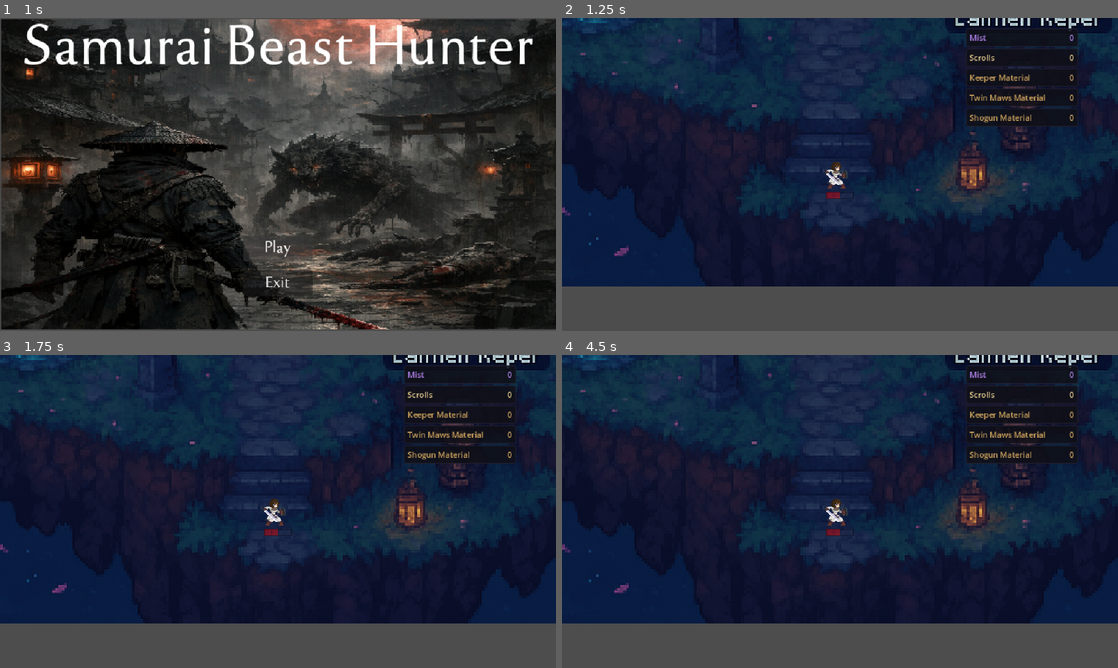
Above: before the commit, frames 1-4 (two rows, left to right).
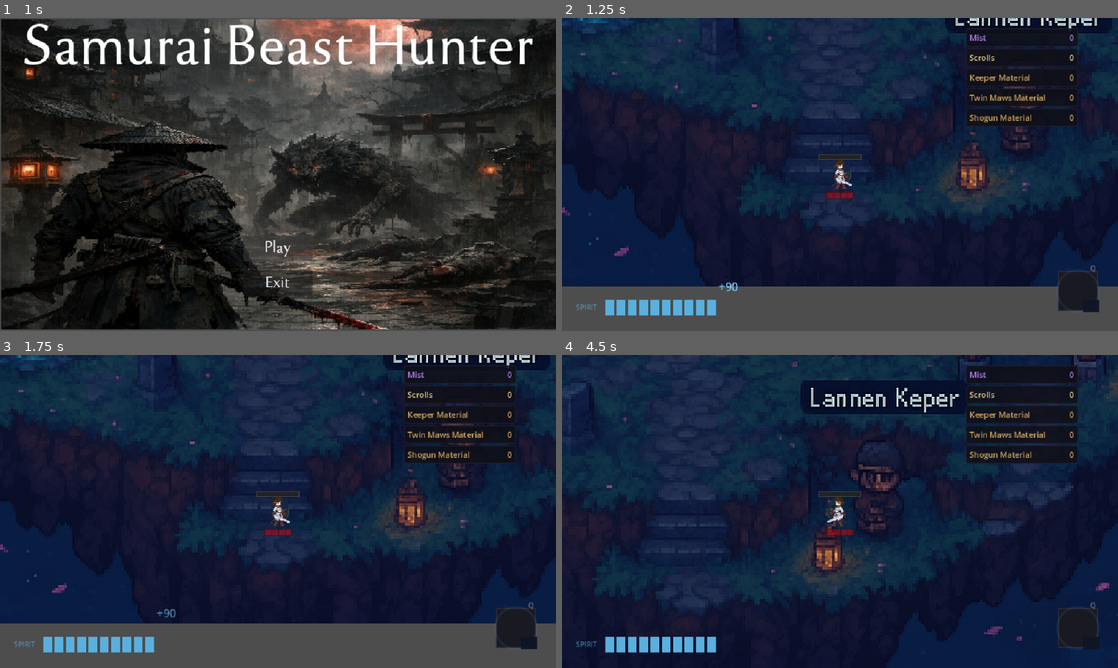
Above: after the commit, the same moments.

Repository: seancl8611/oathbound
Game: Godot game, scene res://TitleScreen/menu.tscn
Same seed, same stepped clock (60 frames per second), same inputs: the game is played once before the commit and once after it. Sound files missing from this copy of the repository are replaced by a short silence.
Inputs (mouse positions are in pixels of both pictures, inside the frame that each line leads up to):
- Up to frame 1 (1 s): click "Play" at 0.5 s
- Up to frame 2 (1.25 s): no input
- Up to frame 3 (1.75 s): move the mouse to (400, 495) at 1.27 s; press the mouse at (400, 495) at 1.28 s; hold D (right) from 1.28 s (still down)
- Up to frame 4 (4.5 s): move the mouse to (728, 527) at 2.02 s; release D (right) at 2.03 s; release the mouse at (728, 527) at 2.03 s; hold S (down) 2.03-2.78 s; click (728, 527) at 2.1 s; move the mouse to (895, 442) at 2.77 s; press the mouse at (895, 442) at 2.78 s; hold D (right) 2.78-3.53 s; tap Space (dash) at 2.85 s; move the mouse to (812, 574) at 3.52 s; release the mouse at (812, 574) at 3.53 s; hold W (up) 3.53-4.28 s; tap E (execute_finisher) at 3.6 s; click (812, 574) at 3.8 s; move the mouse to (1006, 558) at 4.27 s; hold A (left) from 4.28 s (still down); hold Right mouse button (parry) from 4.28 s (still down)

Frame 1 is identical in both runs. In frame 2, 2.2% of the frame differs, in the area x 2-97%, y 43-96%; in frame 3, 2.2%; in frame 4, 32%, in the area x 0-100%, y 0-100%.
Error before the commit: Parse Error: Cannot infer the type of "posture_before" variable because the value doesn't have a set type. (res://Player/OathboundPlayerStability.gd:103)

Commit message:
Fix strict typing in player stability layer

Diff:
--- a/game/oathbound/Player/OathboundPlayerStability.gd
+++ b/game/oathbound/Player/OathboundPlayerStability.gd
@@ -36,11 +36,11 @@
 	set_process_input(false)
 	set_process_unhandled_input(false)
 
-	var hurtbox := get_node_or_null("HurtBox") as Area2D
+	var hurtbox: Area2D = get_node_or_null("HurtBox") as Area2D
 	if hurtbox != null:
 		hurtbox.set_deferred("monitoring", false)
 		hurtbox.set_deferred("monitorable", false)
-		for child in hurtbox.get_children():
+		for child: Node in hurtbox.get_children():
 			if child is CollisionShape2D:
 				(child as CollisionShape2D).set_deferred("disabled", true)
 
@@ -55,7 +55,7 @@
 			"return_delay": DEATH_RETURN_DELAY,
 		})
 
-	var timer := get_tree().create_timer(DEATH_RETURN_DELAY, true, false, true)
+	var timer: SceneTreeTimer = get_tree().create_timer(DEATH_RETURN_DELAY, true, false, true)
 	timer.timeout.connect(_return_to_strand_after_death)
 
 
@@ -69,20 +69,20 @@
 
 
 func _handle_block(area: Area2D, dmg: int, dmg_type: String, attacker: Node, atk_pos: Vector2) -> void:
-	var resolved_attacker := _resolve_attacker(area, attacker)
-	var attack_origin := atk_pos
+	var resolved_attacker: Node = _resolve_attacker(area, attacker)
+	var attack_origin: Vector2 = atk_pos
 	if resolved_attacker is Node2D and is_instance_valid(resolved_attacker):
 		attack_origin = (resolved_attacker as Node2D).global_position
 
-	var to_attacker := attack_origin - global_position
-	var facing := _facing_dir.normalized()
+	var to_attacker: Vector2 = attack_origin - global_position
+	var facing: Vector2 = _facing_dir.normalized()
 	if facing.length_squared() <= 0.001:
 		facing = Vector2.RIGHT
-	var relative_angle := 0.0
+	var relative_angle: float = 0.0
 	if to_attacker.length_squared() > 0.001:
 		relative_angle = absf(rad_to_deg(facing.angle_to(to_attacker.normalized())))
 
-	var inside_arc := to_attacker.length_squared() <= 0.001 or relative_angle <= CURRENT_BLOCK_ARC_DEGREES * 0.5
+	var inside_arc: bool = to_attacker.length_squared() <= 0.001 or relative_angle <= CURRENT_BLOCK_ARC_DEGREES * 0.5
 	if not inside_arc:
 		if CombatTelemetry != null and CombatTelemetry.is_capturing():
 			CombatTelemetry.record_resolution("block_failed_outside_arc", self, resolved_attacker, area, {
@@ -94,14 +94,14 @@
 				"block_half_arc_deg": CURRENT_BLOCK_ARC_DEGREES * 0.5,
 			})
 		take_damage(dmg)
-		var rear_kb := (global_position - attack_origin).normalized()
+		var rear_kb: Vector2 = (global_position - attack_origin).normalized()
 		knockback += rear_kb * 120.0
 		if combat:
 			combat.notify_got_hit({"damage": dmg, "type": dmg_type})
 		return
 
-	var posture_before := stagger
-	var block_posture := 12.0
+	var posture_before: float = float(stagger)
+	var block_posture: float = 12.0
 	if area != null:
 		if area.has_meta("block_posture_damage"):
 			block_posture = float(area.get_meta("block_posture_damage"))
@@ -113,7 +113,7 @@
 		elif resolved_attacker.has_meta("stagger_on_block"):
 			block_posture = float(resolved_attacker.get_meta("stagger_on_block"))
 
-	stagger = clampf(stagger + maxf(0.0, block_posture), 0.0, stagger_max)
+	stagger = clampf(float(stagger) + maxf(0.0, block_posture), 0.0, float(stagger_max))
 	_stagger_suppress_until = Time.get_ticks_msec() * 0.001 + CURRENT_POSTURE_RECOVER_DELAY
 
 	if CombatTelemetry != null and CombatTelemetry.is_capturing():
@@ -131,7 +131,7 @@
 	apply_hitstop(HITSTOP_BLOCKED)
 	_shake_camera(SHAKE_BLOCKED, HITSTOP_BLOCKED)
 	_flash_player(Color(0.8, 0.8, 1.0), 0.06)
-	var kb_dir := (global_position - attack_origin).normalized()
+	var kb_dir: Vector2 = (global_position - attack_origin).normalized()
 	knockback += kb_dir * 50.0
 
 	if resolved_attacker != null and is_instance_valid(resolved_attacker):
@@ -140,11 +140,11 @@
 		elif resolved_attacker.is_in_group("enemy_projectile") or resolved_attacker.is_in_group("deflectable"):
 			resolved_attacker.queue_free()
 
-	if stagger >= stagger_max - 0.001:
+	if float(stagger) >= float(stagger_max) - 0.001:
 		_posture_break()
 
 
 func get_playtest_snapshot() -> Dictionary:
-	var snapshot := super.get_playtest_snapshot()
+	var snapshot: Dictionary = super.get_playtest_snapshot()
 	snapshot["dead"] = _combat_dead
 	return snapshot
